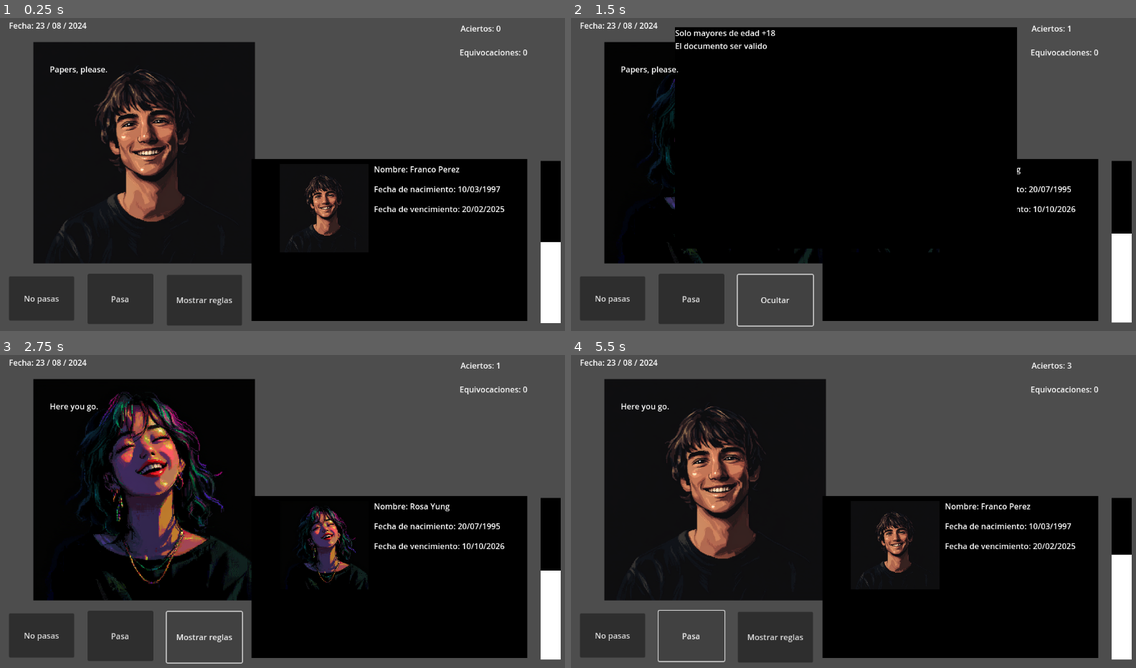
Above: before the commit, frames 1-4 (two rows, left to right).
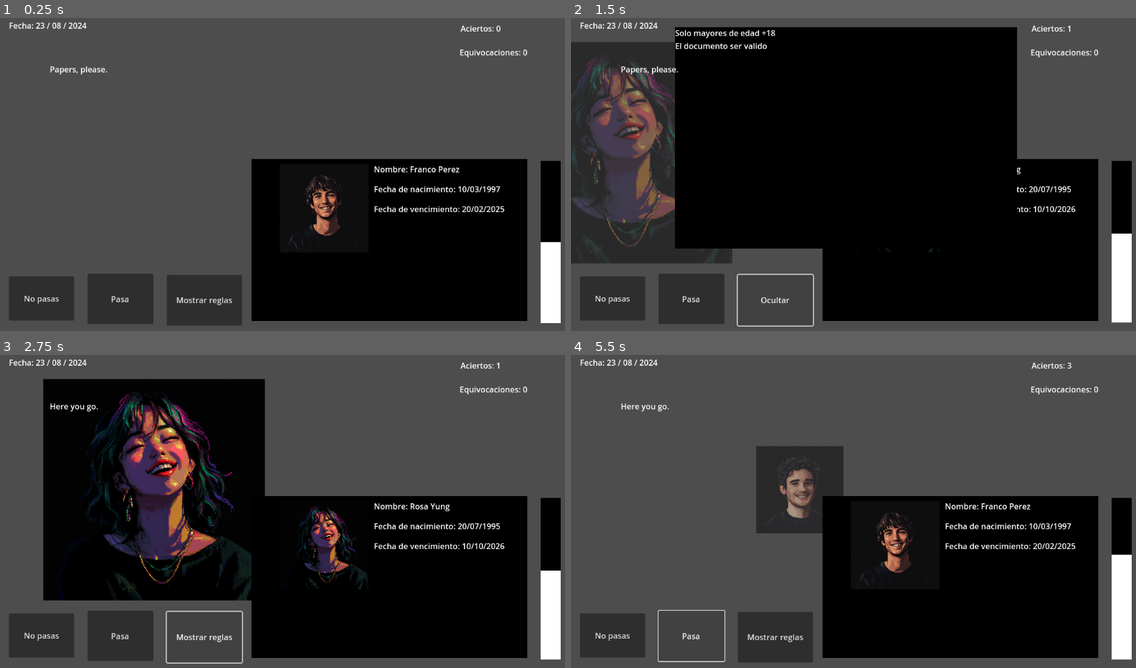
Above: after the commit, the same moments.

Repository: joacoague15/dni-en-mano
Game: Godot game, scene res://main_scene.tscn
Two runs of this game, one before a commit and one after it. Both use one fixed random seed, a clock stepped at 60 frames per second and the inputs below.
Inputs:
- Up to frame 1 (0.25 s): no input
- Up to frame 2 (1.5 s): click "Pasa" at 0.5 s; click "Mostrar reglas" at 1.25 s
- Up to frame 3 (2.75 s): click "Ocultar" at 2 s
- Up to frame 4 (5.5 s): click "Pasa" at 2.75 s; click "Mostrar reglas" at 3.5 s; click "Ocultar" at 4.25 s; click "Pasa" at 5 s

The runs differ from the first frame. In frame 1, 28% of the frame differs, in the area x 5-46%, y 7-79%; in frame 2, 14%; in frame 3, 9.0%; in frame 4, 28%, in the area x 5-49%, y 7-79%.

Commit message:
Basic animation templates for characters appearing and fading

Diff:
--- a/character_random_selector.gd
+++ b/character_random_selector.gd
@@ -7,6 +7,7 @@
 @onready var rules_label = $RulesLabel
 @onready var show_rules_button = $ShowRulesButton
 @onready var vertical_bar = $VerticalBar
+@onready var character_animation_player := $CharacterSprite/AnimationPlayer
 
 var persons = [
 	{"name": "Camila", "image": preload("res://characterImages/camila.webp"), "problem": "due_date", "dni": {"name": "Camila Gutierrez", "born_date": "15/01/1990", "due_date": "10/05/2024", "document_photo": preload("res://characterImages/camila.webp")}},
@@ -51,12 +52,27 @@
 
 func update_person_image():
 	if selected_index != -1 and persons.size() > 0:
-		var selected_person = persons[selected_index]
-		$CharacterSprite.texture = selected_person["image"]
-		$CharacterSprite.visible = true
+		if character_animation_player.is_playing():
+			return
+
+		if $CharacterSprite.visible:
+			character_animation_player.play("slide_and_fade")
+		else:
+			_show_and_slide_in()
 	else:
 		$CharacterSprite.visible = false
 		print("No valid person or list is empty.")
+
+func _on_animation_player_animation_finished(anim_name):
+	if anim_name == "slide_and_fade":
+		var selected_person = persons[selected_index]
+		$CharacterSprite.texture = selected_person["image"]
+		$CharacterSprite.modulate.a = 1.0
+		_show_and_slide_in()
+
+func _show_and_slide_in():
+	$CharacterSprite.visible = true
+	character_animation_player.play("slide_and_appear")
 
 func update_correct_incorrect_count():
 	correct_label.text = "Aciertos: %d" % correct_characters
--- a/main_scene.tscn
+++ b/main_scene.tscn
@@ -1,9 +1,97 @@
-[gd_scene load_steps=7 format=3 uid="uid://b5aa8bbwpr8mm"]
+[gd_scene load_steps=11 format=3 uid="uid://b5aa8bbwpr8mm"]
 
 [ext_resource type="Script" path="res://character_random_selector.gd" id="1_3f8pj"]
 [ext_resource type="Script" path="res://dni_information.gd" id="2_m835h"]
 [ext_resource type="Script" path="res://DialogueControl.gd" id="3_sps78"]
 
+[sub_resource type="Animation" id="Animation_1bwfy"]
+resource_name = "slide_and_appear"
+tracks/0/type = "value"
+tracks/0/imported = false
+tracks/0/enabled = true
+tracks/0/path = NodePath(".:position")
+tracks/0/interp = 1
+tracks/0/loop_wrap = true
+tracks/0/keys = {
+"times": PackedFloat32Array(0, 1),
+"transitions": PackedFloat32Array(1, 1),
+"update": 0,
+"values": [Vector2(-650, -50), Vector2(-260, -50)]
+}
+tracks/1/type = "value"
+tracks/1/imported = false
+tracks/1/enabled = true
+tracks/1/path = NodePath(".:modulate")
+tracks/1/interp = 1
+tracks/1/loop_wrap = true
+tracks/1/keys = {
+"times": PackedFloat32Array(0, 1),
+"transitions": PackedFloat32Array(1, 1),
+"update": 0,
+"values": [Color(1, 1, 1, 0), Color(1, 1, 1, 1)]
+}
+
+[sub_resource type="Animation" id="Animation_51mvr"]
+length = 0.001
+tracks/0/type = "value"
+tracks/0/imported = false
+tracks/0/enabled = true
+tracks/0/path = NodePath(".:position")
+tracks/0/interp = 1
+tracks/0/loop_wrap = true
+tracks/0/keys = {
+"times": PackedFloat32Array(0),
+"transitions": PackedFloat32Array(1),
+"update": 0,
+"values": [Vector2(-280, -50)]
+}
+tracks/1/type = "value"
+tracks/1/imported = false
+tracks/1/enabled = true
+tracks/1/path = NodePath(".:modulate")
+tracks/1/interp = 1
+tracks/1/loop_wrap = true
+tracks/1/keys = {
+"times": PackedFloat32Array(0),
+"transitions": PackedFloat32Array(1),
+"update": 0,
+"values": [Color(1, 1, 1, 1)]
+}
+
+[sub_resource type="Animation" id="Animation_pku3k"]
+resource_name = "slide_and_fade"
+tracks/0/type = "value"
+tracks/0/imported = false
+tracks/0/enabled = true
+tracks/0/path = NodePath(".:position")
+tracks/0/interp = 1
+tracks/0/loop_wrap = true
+tracks/0/keys = {
+"times": PackedFloat32Array(0, 1),
+"transitions": PackedFloat32Array(1, 1),
+"update": 0,
+"values": [Vector2(-260, -50), Vector2(100, -50)]
+}
+tracks/1/type = "value"
+tracks/1/imported = false
+tracks/1/enabled = true
+tracks/1/path = NodePath(".:modulate")
+tracks/1/interp = 1
+tracks/1/loop_wrap = true
+tracks/1/keys = {
+"times": PackedFloat32Array(0, 1),
+"transitions": PackedFloat32Array(1, 1),
+"update": 0,
+"values": [Color(1, 1, 1, 1), Color(1, 1, 1, 0)]
+}
+
+[sub_resource type="AnimationLibrary" id="AnimationLibrary_3vq8n"]
+_data = {
+"RESET": SubResource("Animation_51mvr"),
+"slide_and_appear": SubResource("Animation_1bwfy"),
+"slide_and_fade": SubResource("Animation_pku3k")
+}
+
 [sub_resource type="StyleBoxFlat" id="StyleBoxFlat_f1eb6"]
 bg_color = Color(0, 0, 0, 1)
 
@@ -20,6 +108,11 @@
 [node name="CharacterSprite" type="Sprite2D" parent="."]
 position = Vector2(-280, -50)
 scale = Vector2(0.5, 0.5)
+
+[node name="AnimationPlayer" type="AnimationPlayer" parent="CharacterSprite"]
+libraries = {
+"": SubResource("AnimationLibrary_3vq8n")
+}
 
 [node name="AcceptButton" type="Button" parent="."]
 offset_left = -394.0
@@ -160,6 +253,7 @@
 offset_bottom = -0.152008
 horizontal_alignment = 2
 
+[connection signal="animation_finished" from="CharacterSprite/AnimationPlayer" to="." method="_on_animation_player_animation_finished"]
 [connection signal="pressed" from="AcceptButton" to="." method="_on_accept_button_pressed"]
 [connection signal="pressed" from="RejectButton" to="." method="_on_reject_button_pressed"]
 [connection signal="pressed" from="ShowRulesButton" to="." method="_on_show_rules_button_pressed"]
